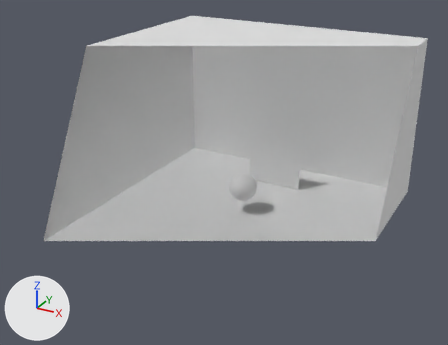
An edit to the Blender file examples/assets/ClothTear.blend, drawn before and after from the same camera.
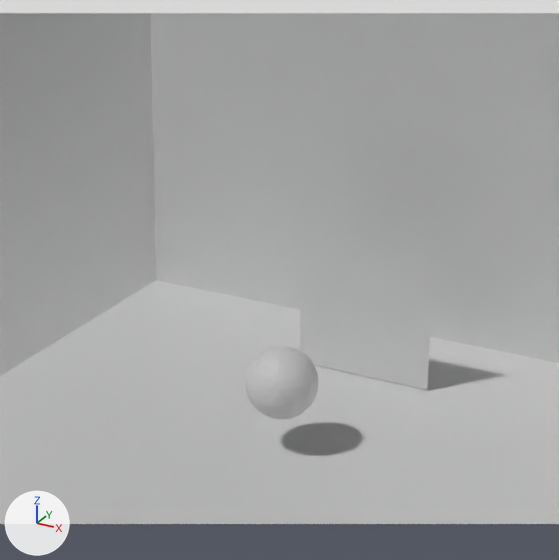
Each version is shown whole from a camera (50 mm lens) standing at (8.54, -19.36, 9.72) and looking at (-0.25, -3.38, 1.72), then close up on the part from 30% to 78% of the width and 12% to 74% of the height. The axes (+X, +Y, +Z) are drawn at lower left. The lights are the same throughout. The older version's two pictures come first. Everything nearer to the camera than a plane just in front of the edit is cut away.
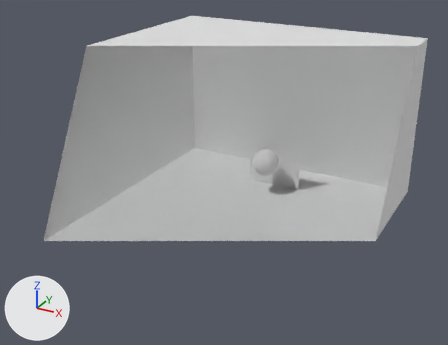
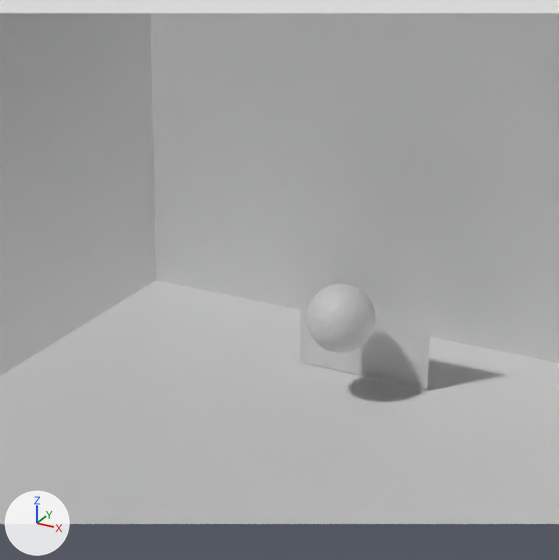
What differs and where, as boxes (x1, y1, x2, y2) in the close-ups (559 x 560 px):
'Plane.002', moved
    before: (245, 346, 319, 419)
    after: (306, 284, 376, 353)

The change, as a diff of the scene's bpy script:
```diff
--- a/examples/assets/ClothTear.blend.py
+++ b/examples/assets/ClothTear.blend.py
@@ ob_plane_002 @@
 ob_plane_002 = bpy.data.objects.new('Plane.002', me_plane_002)
-ob_plane_002.location = (0.0, -2.72, -0.02)
+ob_plane_002.location = (0.0, -0.97, 0.23)
 ob_plane_002.scale = (4.53, 4.53, 4.53)
```
